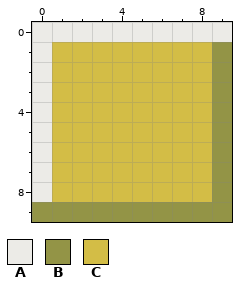
File history of a pixel-art file, sprites/path_tile.aseprite. The picture above was drawn from the file before the commit.
10x10 pixels, 1 frame.
Palette (. is transparent): A #ecebe7  B #939446  C #d3bd46
Pixels before, first column x 0:
 0 AAAAAAAAAA
 1 ACCCCCCCCB
 2 ACCCCCCCCB
 3 ACCCCCCCCB
 4 ACCCCCCCCB
 5 ACCCCCCCCB
 6 ACCCCCCCCB
 7 ACCCCCCCCB
 8 ACCCCCCCCB
 9 BBBBBBBBBB
After the commit:
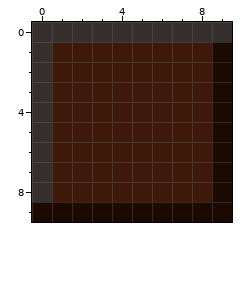
Edits made:
colour A: #ecebe7 -> #352f2e
colour B: #939446 -> #1a0a01
colour C: #d3bd46 -> #3e1909
Where, in picture pixels (left, top, right, bottom), the same in both pictures:
changed: (32, 22, 232, 222)
